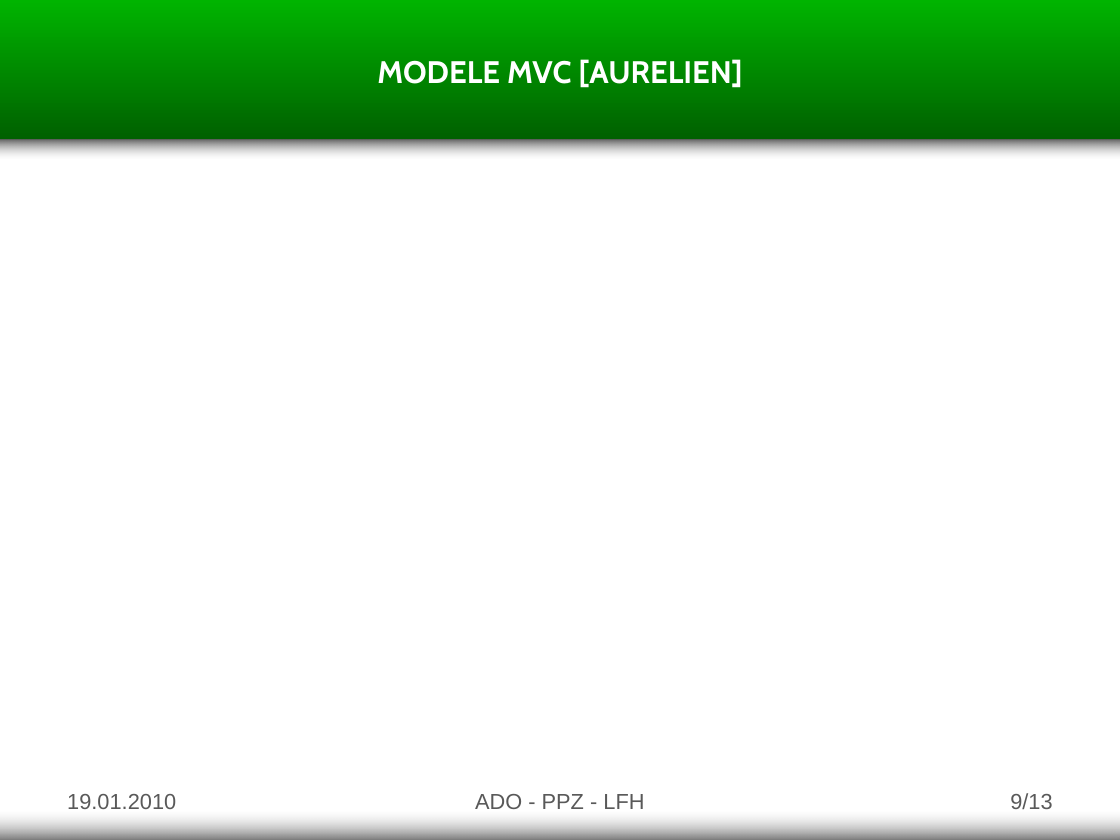
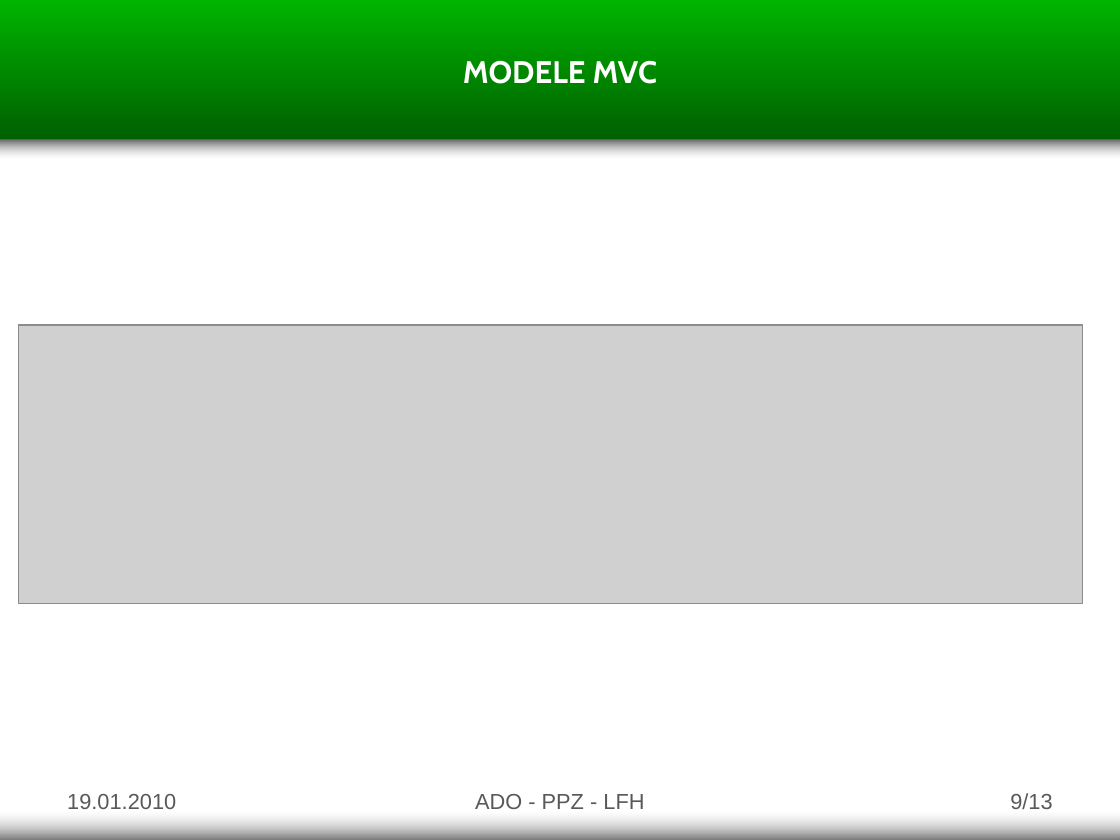
Before and after one commit to Adolio/asd-tower-defense, a slide deck: slide 9 of documents/presentation.pptx. Drawn at 1120x840 pixels with LibreOffice and Linux fonts; fonts in the diff are those of the drawing; grey boxes stand for pictures. Boxes give left, top, right and bottom in pixels: in the first picture for what was removed or moved away, otherwise in the second. Text is boxed around its words. In the diff, an @@ line names an element or a change of style, - is before the commit and + after.

```diff
--- a/documents/presentation.pptx
+++ b/documents/presentation.pptx
@@ text at (463, 60, 658, 84): text changed @@
-MODELE MVC [AURELIEN]
+MODELE MVC
@@ picture added at (19, 325, 1083, 603) @@
```
Also in this commit, not shown: 3 other slides changed.
